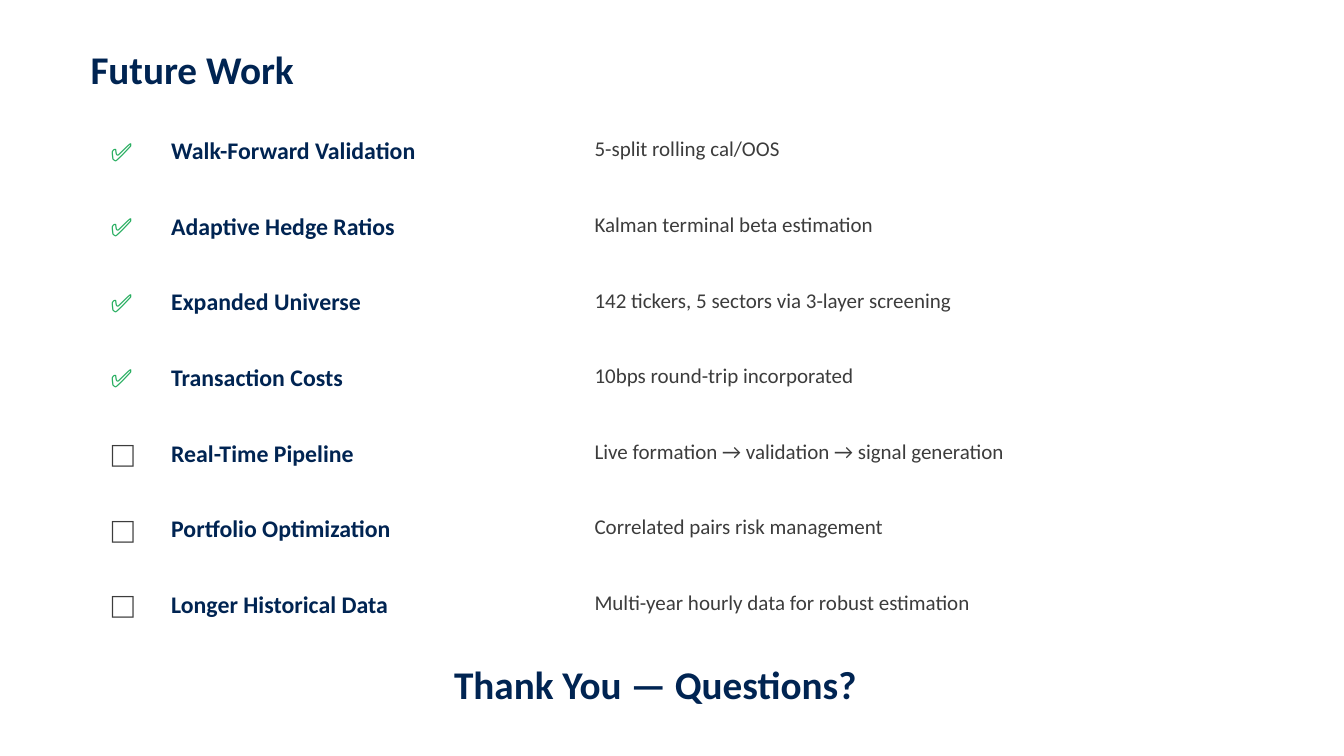
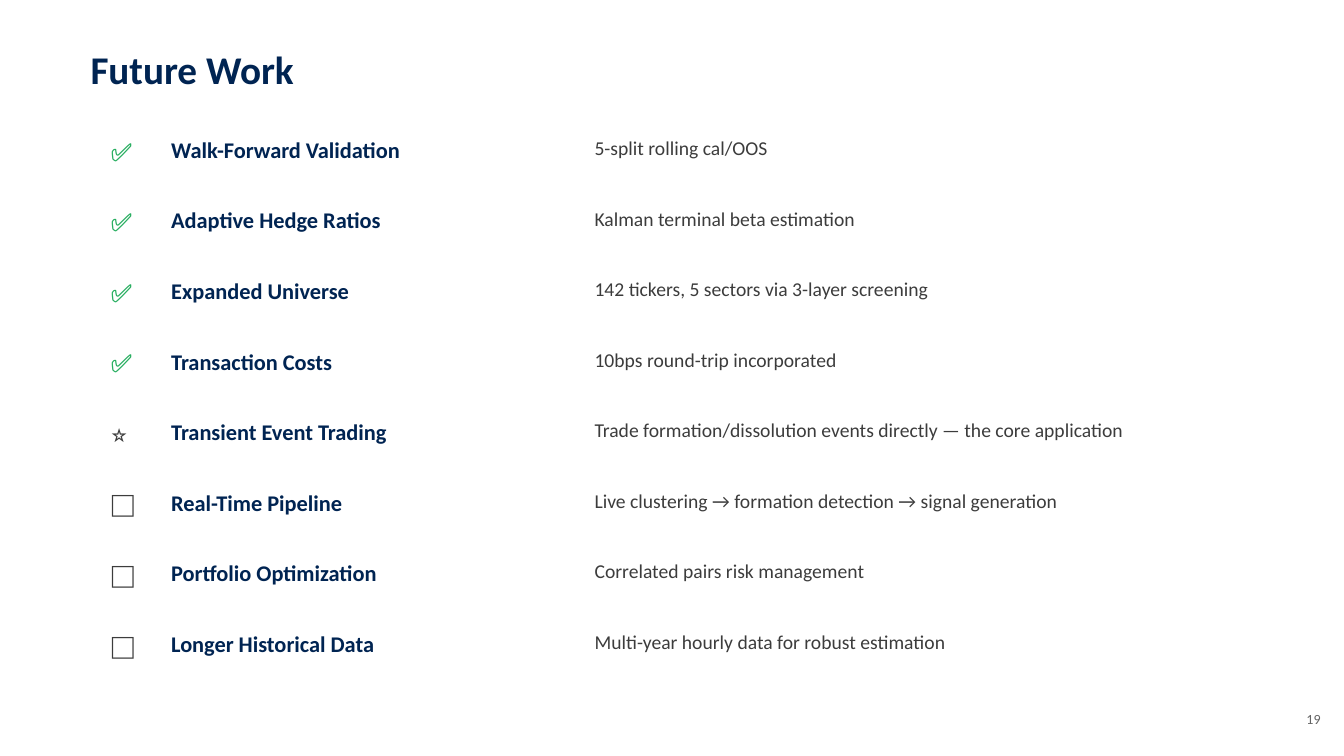
Before and after one commit to jcmcode/pairs-test, a slide deck: slide 19 of deliverables/presentation.pptx (slide 25 before the commit). Drawn at 1344x756 pixels with LibreOffice and Linux fonts; fonts in the diff are those of the drawing. Boxes give left, top, right and bottom in pixels: in the first picture for what was removed or moved away, otherwise in the second. Text is boxed around its words. In the diff, an @@ line names an element or a change of style, - is before the commit and + after.

```diff
--- a/deliverables/presentation.pptx
+++ b/deliverables/presentation.pptx
@@ text "✅": place and size @@
-text "✅" at bbox=[101, 207, 151, 257]
+text "✅" at bbox=[101, 202, 151, 252]
@@ 3 texts: place and size @@
-3 texts at bbox=[101, 282, 951, 333]
+3 texts at bbox=[101, 272, 927, 323]
@@ 3 texts: place and size @@
-3 texts at bbox=[101, 358, 853, 408]
+3 texts at bbox=[101, 343, 836, 393]
@@ text at bbox=[101, 413, 151, 464]: text changed @@
-⬜
+⭐
@@ text added at bbox=[171, 424, 386, 444], 16 pt, text #002452, bold @@
+Transient Event Trading
@@ text added at bbox=[595, 423, 1123, 440], 14 pt, text #3C3C3C @@
+Trade formation/dissolution events directly — the core application
@@ text "⬜": place and size @@
-text "⬜" at bbox=[101, 509, 151, 560]
+text "⬜" at bbox=[101, 484, 151, 534]
@@ size 17 to 16 pt in 7 elements at bbox=[171, 142, 400, 158], bbox=[171, 212, 380, 232], bbox=[171, 283, 349, 303], bbox=[171, 354, 332, 370], bbox=[171, 636, 374, 656], bbox=[171, 565, 376, 585], bbox=[171, 495, 342, 515] @@
@@ text "Real-Time Pipeline": place and size @@
-text "Real-Time Pipeline" at bbox=[171, 445, 354, 466]
+text "Real-Time Pipeline" at bbox=[171, 495, 342, 515]
@@ text at bbox=[595, 494, 1057, 512]: text changed; size 15 to 14 pt @@
-Live formation → validation → signal generation
+Live clustering → formation detection → signal generation
@@ text "⬜": place and size @@
-text "⬜" at bbox=[101, 585, 151, 635]
+text "⬜" at bbox=[101, 555, 151, 605]
@@ text "Portfolio Optimization": place and size @@
-text "Portfolio Optimization" at bbox=[171, 520, 390, 541]
+text "Portfolio Optimization" at bbox=[171, 565, 376, 585]
@@ size 15 to 14 pt in 6 elements at bbox=[595, 141, 768, 159], bbox=[595, 212, 855, 226], bbox=[595, 282, 927, 300], bbox=[595, 353, 836, 370], bbox=[595, 635, 945, 652], bbox=[595, 564, 864, 582] @@
@@ text "Correlated pairs risk management": place and size @@
-text "Correlated pairs risk management" at bbox=[595, 519, 883, 538]
+text "Correlated pairs risk management" at bbox=[595, 564, 864, 582]
@@ text added at bbox=[101, 625, 151, 676], 18 pt, text #3C3C3C @@
+⬜
@@ text "Longer Historical Data": place and size @@
-text "Longer Historical Data" at bbox=[171, 596, 388, 617]
+text "Longer Historical Data" at bbox=[171, 636, 374, 656]
@@ text "Multi-year hourly data for robust ...": place and size @@
-text "Multi-year hourly data for robust ..." at bbox=[595, 595, 970, 614]
+text "Multi-year hourly data for robust ..." at bbox=[595, 635, 945, 652]
@@ text removed at bbox=[454, 671, 857, 704] @@
-Thank You — Questions?
@@ text added at bbox=[1306, 715, 1320, 724], 10 pt, text #646464 @@
+19
```
Also in this commit, not shown: 17 other slides changed, 2 slides added, 7 slides removed, 15 other files.
